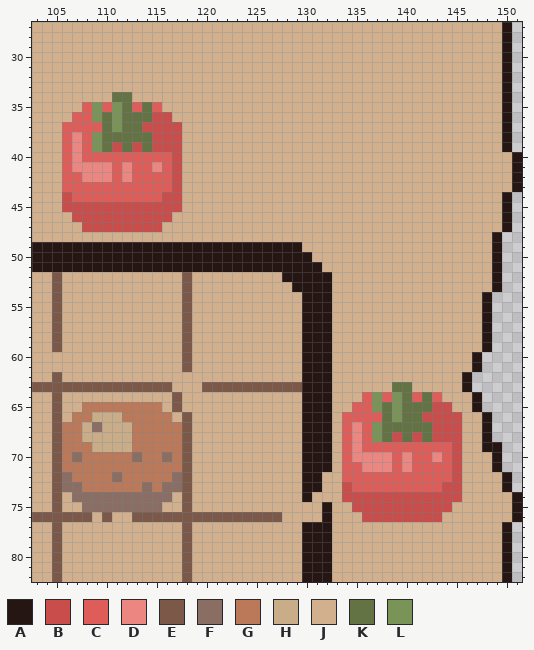
Pixel-art file: src_sprites/parchment.aseprite. The picture above was drawn from the file before the commit.
155x462 pixels, 1 frame. Colours within 5 levels of each other are drawn and written as one. Shown: x 103..151, y 27..82. The commit also changed other parts of the picture, which this record leaves out.
Visible layers, top first: "Tilegrid_main", "GridLegends" opacity 71%, "Grid_fields", "Parchment".
Palette (. is transparent): A #251613  B #c84d4b  C #df5d59  D #ec8680  E #7c5849  F #8a6e64  G #bc7959  H #c9ac88  J #d2b08e  K #637344  L #799456
Pixels before, first column x 103:
27 JJJJJJJJJJJJJJJJJJJJJJJJJJJJJJJJJJJJJJJJJJJJJJJA.
28 JJJJJJJJJJJJJJJJJJJJJJJJJJJJJJJJJJJJJJJJJJJJJJJA.
29 JJJJJJJJJJJJJJJJJJJJJJJJJJJJJJJJJJJJJJJJJJJJJJJA.
30 JJJJJJJJJJJJJJJJJJJJJJJJJJJJJJJJJJJJJJJJJJJJJJJA.
31 JJJJJJJJJJJJJJJJJJJJJJJJJJJJJJJJJJJJJJJJJJJJJJJA.
32 JJJJJJJJJJJJJJJJJJJJJJJJJJJJJJJJJJJJJJJJJJJJJJJA.
33 JJJJJJJJJJJJJJJJJJJJJJJJJJJJJJJJJJJJJJJJJJJJJJJA.
34 JJJJJJJJKKJJJJJJJJJJJJJJJJJJJJJJJJJJJJJJJJJJJJJA.
35 JJJJJCLCLKCKCJJJJJJJJJJJJJJJJJJJJJJJJJJJJJJJJJJA.
36 JJJJCCLKLKKKBBJJJJJJJJJJJJJJJJJJJJJJJJJJJJJJJJJA.
37 JJJCCCCKLKKBBBBJJJJJJJJJJJJJJJJJJJJJJJJJJJJJJJJA.
38 JJJCDCLKKKKKBBBJJJJJJJJJJJJJJJJJJJJJJJJJJJJJJJJA.
39 JJJCDCLKBKBKBBBJJJJJJJJJJJJJJJJJJJJJJJJJJJJJJJJA.
40 JJJCDCCCCCCCCCBJJJJJJJJJJJJJJJJJJJJJJJJJJJJJJJJJA
41 JJJCDDDDCDCCDCBJJJJJJJJJJJJJJJJJJJJJJJJJJJJJJJJJA
42 JJJCCDDDCDCCCCBJJJJJJJJJJJJJJJJJJJJJJJJJJJJJJJJJA
43 JJJCCCCCCCCCCCBJJJJJJJJJJJJJJJJJJJJJJJJJJJJJJJJJA
44 JJJBCCCCCCCCCBBJJJJJJJJJJJJJJJJJJJJJJJJJJJJJJJJA.
45 JJJBBBBBBBBBBBBJJJJJJJJJJJJJJJJJJJJJJJJJJJJJJJJA.
46 JJJJBBBBBBBBBBJJJJJJJJJJJJJJJJJJJJJJJJJJJJJJJJJA.
47 JJJJJBBBBBBBBJJJJJJJJJJJJJJJJJJJJJJJJJJJJJJJJJJA.
48 JJJJJJJJJJJJJJJJJJJJJJJJJJJJJJJJJJJJJJJJJJJJJJA..
49 AAAAAAAAAAAAAAAAAAAAAAAAAAAJJJJJJJJJJJJJJJJJJJA..
50 AAAAAAAAAAAAAAAAAAAAAAAAAAAAJJJJJJJJJJJJJJJJJJA..
51 AAAAAAAAAAAAAAAAAAAAAAAAAAAAAJJJJJJJJJJJJJJJJJA..
52 JJEJJJJJJJJJJJJEJJJJJJJJJAAAAAJJJJJJJJJJJJJJJJA..
53 JJEJJJJJJJJJJJJEJJJJJJJJJJAAAAJJJJJJJJJJJJJJJJA..
54 JJEJJJJJJJJJJJJEJJJJJJJJJJJAAAJJJJJJJJJJJJJJJA...
55 JJEJJJJJJJJJJJJEJJJJJJJJJJJAAAJJJJJJJJJJJJJJJA...
56 JJEJJJJJJJJJJJJEJJJJJJJJJJJAAAJJJJJJJJJJJJJJJA...
57 JJEJJJJJJJJJJJJEJJJJJJJJJJJAAAJJJJJJJJJJJJJJJA...
58 JJEJJJJJJJJJJJJEJJJJJJJJJJJAAAJJJJJJJJJJJJJJJA...
59 JJEJJJJJJJJJJJJEJJJJJJJJJJJAAAJJJJJJJJJJJJJJJA...
60 JJJJJJJJJJJJJJJEJJJJJJJJJJJAAAJJJJJJJJJJJJJJA....
61 JJJJJJJJJJJJJJJEJJJJJJJJJJJAAAJJJJJJJJJJJJJJA....
62 JJEJJJJJJJJJJJJJJJJJJJJJJJJAAAJJJJJJJJJJJJJA.....
63 EEEEEEEEEEEEEEJJJEEEEEEEEEEAAAJJJJJJKKJJJJJA.....
64 JJEJJJJJJJJJJJEJJJJJJJJJJJJAAAJJJCLCLKCKCJJJA....
65 JJEJJGGGGGGGGJEJJJJJJJJJJJJAAAJJCCLKLKKKBBJJA....
66 JJEJGGHHHGGGGGJEJJJJJJJJJJJAAAJCCCCKLKKBBBBJJA...
67 JJEGGHFHHHGGGGGEJJJJJJJJJJJAAAJCDCLKKKKKBBBJJA...
68 JJEGGHHHHHGGGGGEJJJJJJJJJJJAAAJCDCLKBKBKBBBJJA...
69 JJEGGGHHHHGGGGGEJJJJJJJJJJJAAAJCDCCCCCCCCCBJJAA..
70 JJEGFGGGGGFGGFGEJJJJJJJJJJJAAAJCDDDDCDCCDCBJJJA..
71 JJEGGGGGGGGGGGGEJJJJJJJJJJJAAAJCCDDDCDCCCCBJJJA..
72 JJEFGGGGFGGGGGFEJJJJJJJJJJJAAJJCCCCCCCCCCCBJJJJA.
73 JJEFFGGGGGGFGFFEJJJJJJJJJJJAAJJBCCCCCCCCCBBJJJJA.
74 JJEJFFFFFFFFFFJEJJJJJJJJJJJAJJJBBBBBBBBBBBBJJJJJA
75 JJEJJFFFFFFFFJJEJJJJJJJJJJJJJAJJBBBBBBBBBBJJJJJJA
76 EEEEEEJEJJEEEEEEEEEEEEEEEJJJJAJJJBBBBBBBBJJJJJJJA
77 JJEJJJJJJJJJJJJEJJJJJJJJJJJAAAJJJJJJJJJJJJJJJJJA.
78 JJEJJJJJJJJJJJJEJJJJJJJJJJJAAAJJJJJJJJJJJJJJJJJA.
79 JJEJJJJJJJJJJJJEJJJJJJJJJJJAAAJJJJJJJJJJJJJJJJJA.
80 JJEJJJJJJJJJJJJEJJJJJJJJJJJAAAJJJJJJJJJJJJJJJJJA.
81 JJEJJJJJJJJJJJJEJJJJJJJJJJJAAAJJJJJJJJJJJJJJJJJA.
82 JJEJJJJJJJJJJJJEJJJJJJJJJJJAAAJJJJJJJJJJJJJJJJJA.
And afterwards:
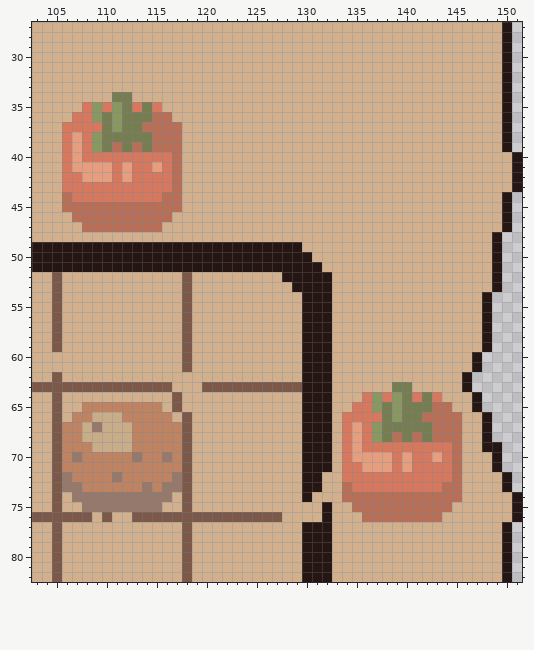
Difference:
layer "GridLegends" opacity 71% -> 59%
Colour B changes from #c84d4b to #b86e57.
Colour C changes from #df5d59 to #d7785e.
Colour D changes from #ec8680 to #e79e7f.
Colour F changes from #8a6e64 to #97796b.
Colour G changes from #bc7959 to #c08362.
Colour K changes from #637344 to #767d51.
Colour L changes from #799456 to #889860.
